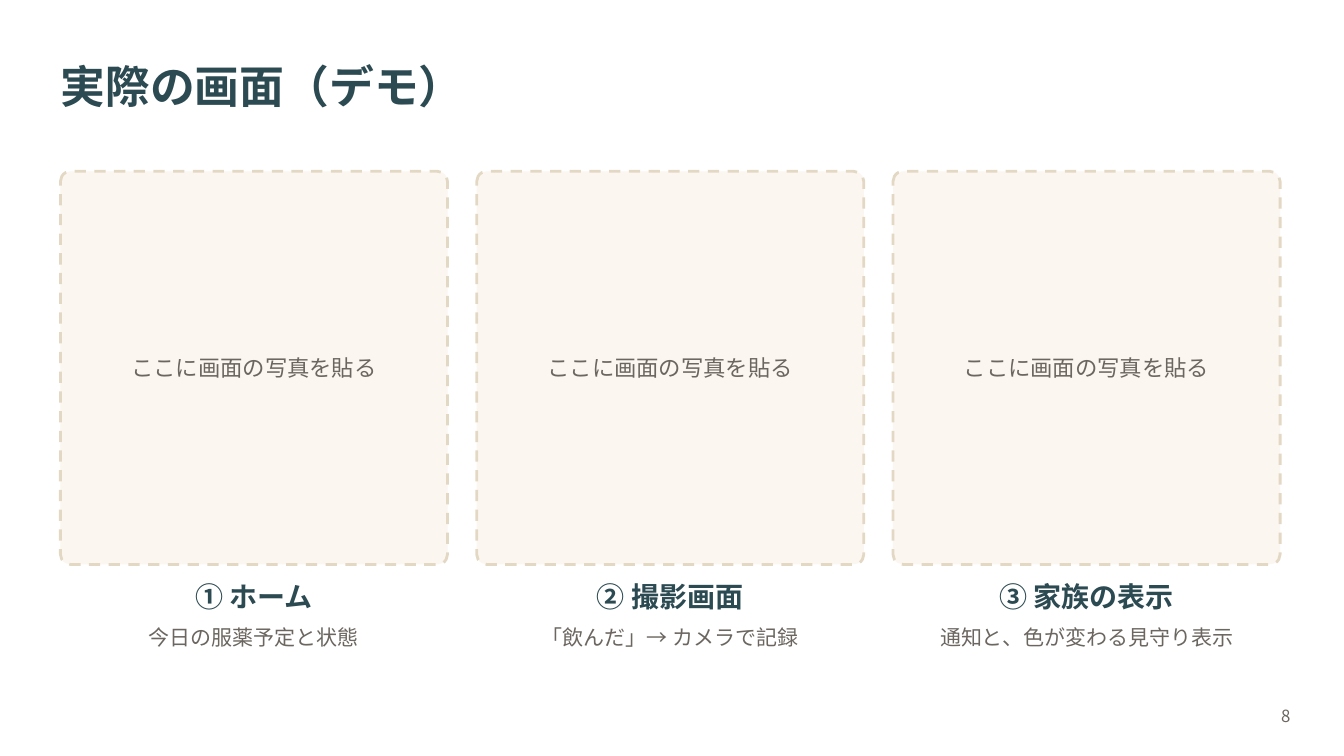
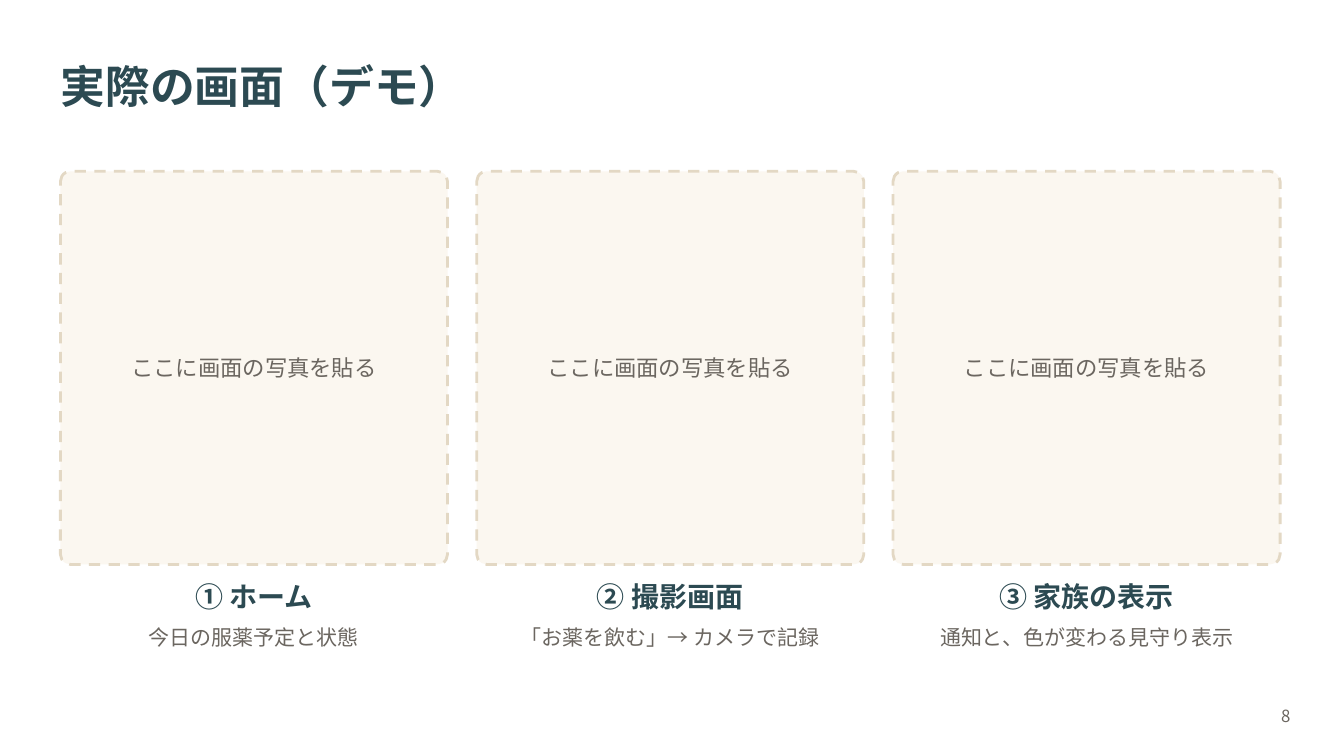
Before and after one commit to zono-NISHI/medi-watch, a slide deck: slide 8 of docs/卒論(参考資料)/最新の卒論、要旨、パワポ/2370354_西薗正彦_卒業論文発表.pptx. Drawn at 1344x756 pixels with LibreOffice and Linux fonts; fonts in the diff are those of the drawing. Boxes give left, top, right and bottom in pixels: in the first picture for what was removed or moved away, otherwise in the second. Text is boxed around its words. In the diff, an @@ line names an element or a change of style, - is before the commit and + after.

```diff
--- a/docs/卒論(参考資料)/最新の卒論、要旨、パワポ/2370354_西薗正彦_卒業論文発表.pptx
+++ b/docs/卒論(参考資料)/最新の卒論、要旨、パワポ/2370354_西薗正彦_卒業論文発表.pptx
@@ text at box(521, 627, 820, 647): text changed @@
-「飲んだ」→ カメラで記録
+「お薬を飲む」→ カメラで記録
```
Also in this commit, not shown: 3 other slides changed, 7 other files.
